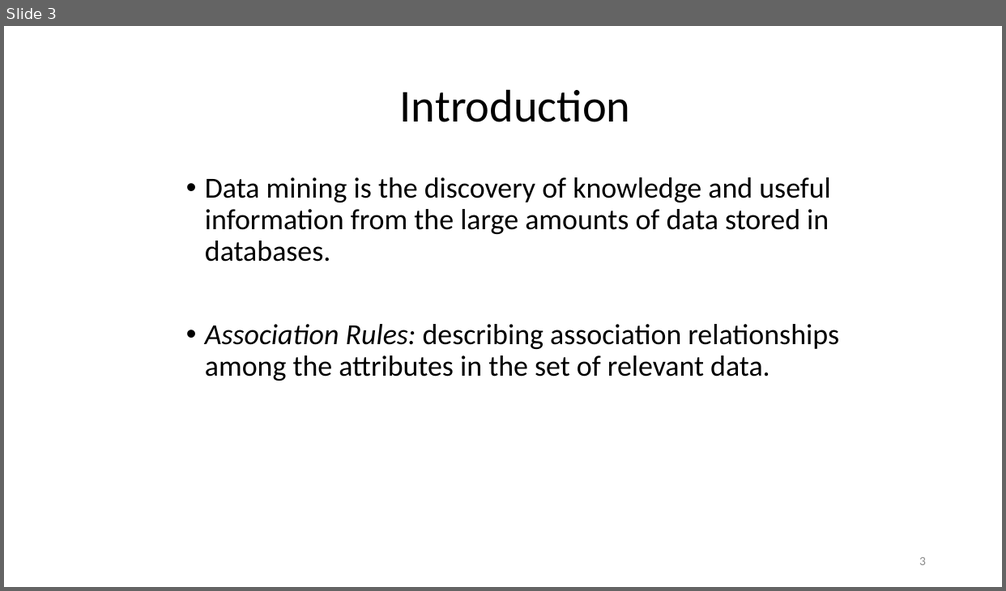
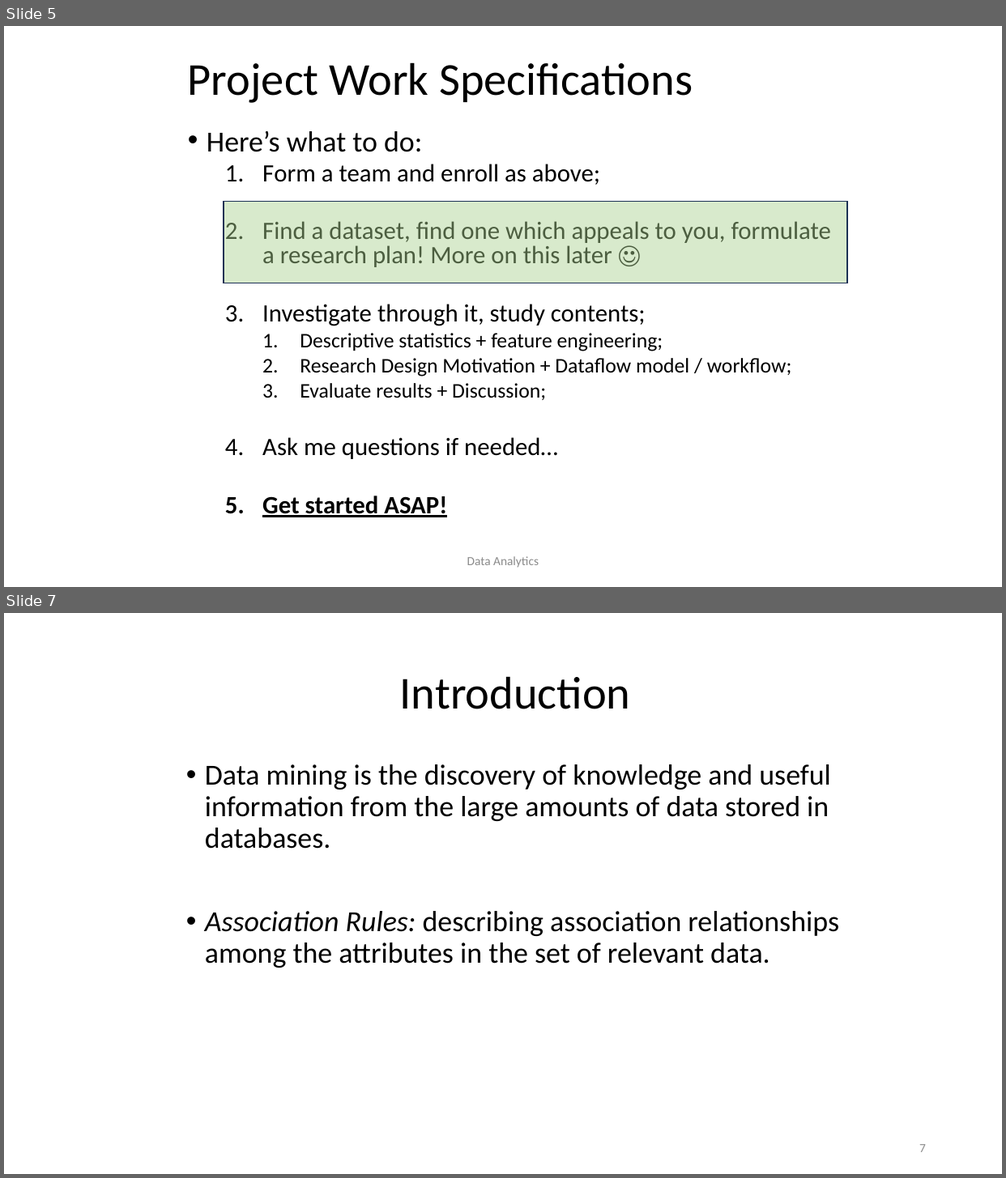
Before and after one commit to SannioAnalytics/Online-Materials, a slide deck: 13. Association Rule Mining.pptx. Shown one above the other, each under a label of ours: slide 3 before the commit, slides 5 and 7 after it; the slides between them are not shown. The pictures are 1006x591 and 1006x1178 pixels, drawn with LibreOffice and Linux fonts; fonts in the diff are those of the drawing. Boxes give left, top, right and bottom in pixels: in the first picture for what was removed or moved away, otherwise in the second. Text is boxed around its words. In the diff, an @@ line names an element or a change of style, - is before the commit and + after.

```diff
--- a/13. Association Rule Mining.pptx
+++ b/13. Association Rule Mining.pptx
@@ slide 5 added at (4,26,1002,587), background #FFFFFF @@
@@ title added at (188,62,692,103), 44 pt, text #000000 @@
+Project Work Specifications
@@ text added at (206,131,831,518), 24 pt, text #000000 @@
+• Here’s what to do:
+  1. Form a team and enroll as above;
+  2. Find a dataset, find one which appeals to you, formulate a research plan! More on this later ☺
+  3. Investigate through it, study contents;
+    1. Descriptive statistics + feature engineering;
+    2. Research Design Motivation + Dataflow model / workflow;
+    3. Evaluate results + Discussion;
+  4. Ask me questions if needed…
+  5. Get started ASAP!
@@ rectangle added at (224,201,847,283), fill #A9D18E at 45% opacity, outline #1E3256 1 pt @@
@@ text added at (467,557,539,568), 12 pt, text #8C8C8C @@
+Data Analytics
@@ what was slide 3 is now slide 7 @@
@@ page number at (919,1144,926,1152): text changed @@
-3
+7
```
Also in this commit, not shown: 1 slide changed, 4 other slides added, 1 slide removed, 1 other file.
